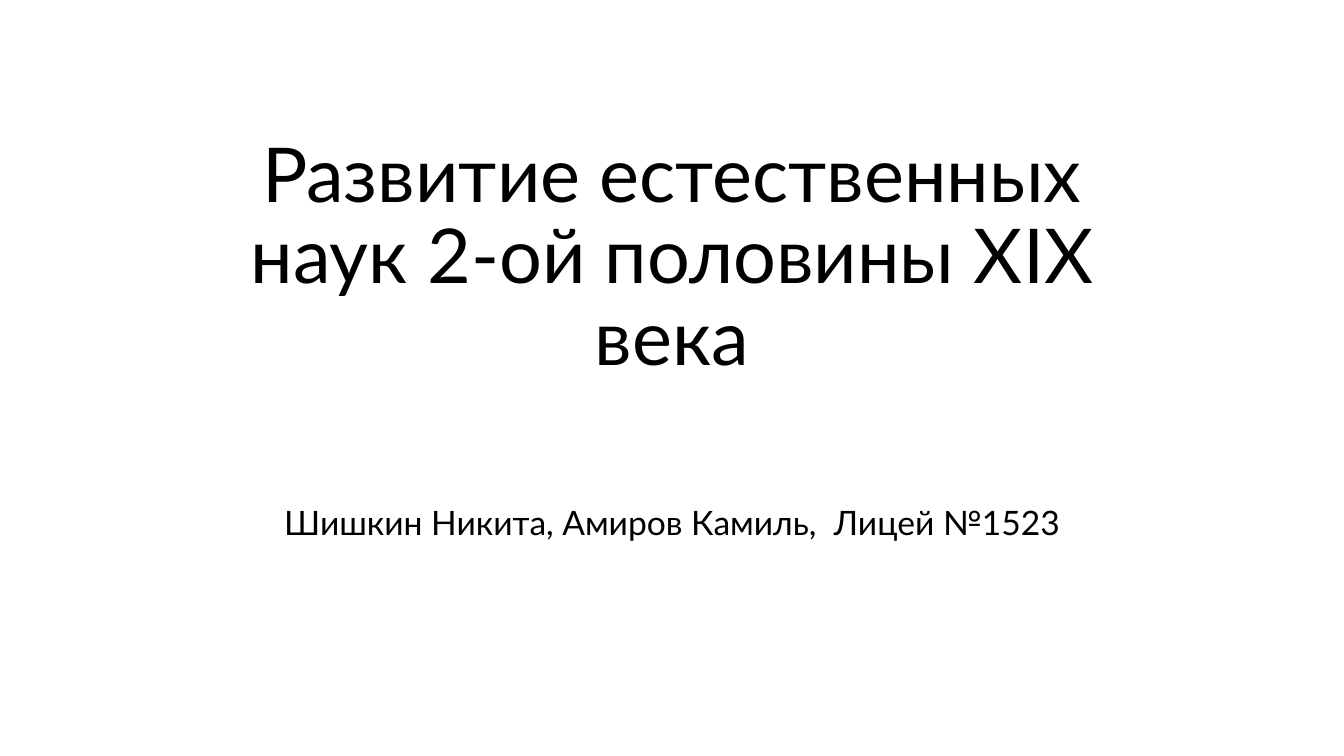
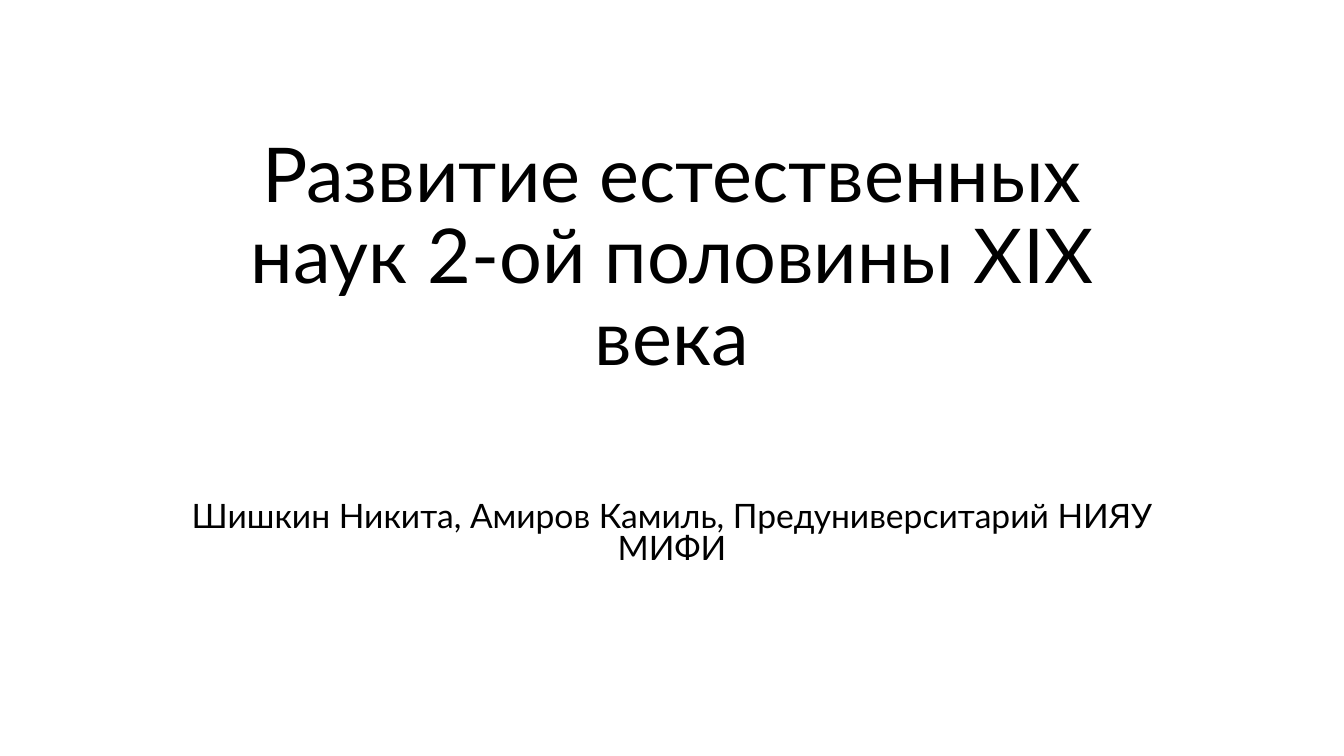
Before and after one commit to UnSstrennen/clock, a slide deck: slide 1 of Презентация.pptx. Drawn at 1344x756 pixels with LibreOffice and Linux fonts; fonts in the diff are those of the drawing; background and template pictures are left out. Boxes give left, top, right and bottom in pixels: in the first picture for what was removed or moved away, otherwise in the second. Text is boxed around its words. In the diff, an @@ line names an element or a change of style, - is before the commit and + after.

Commit message:
upd presentation

```diff
--- a/Презентация.pptx
+++ b/Презентация.pptx
@@ subtitle at (192,504,1153,560): text changed @@
-Шишкин Никита, Амиров Камиль, Лицей №1523
+Шишкин Никита, Амиров Камиль, Предуниверситарий НИЯУ МИФИ
```
